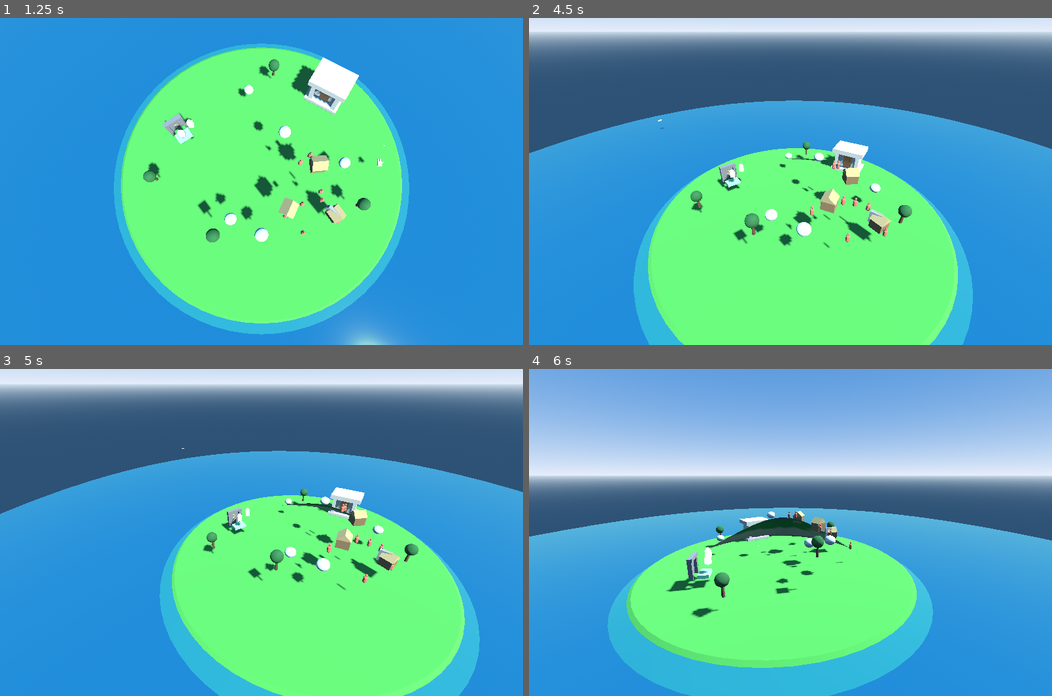
Above: before the commit, frames 1-4 (two rows, left to right).
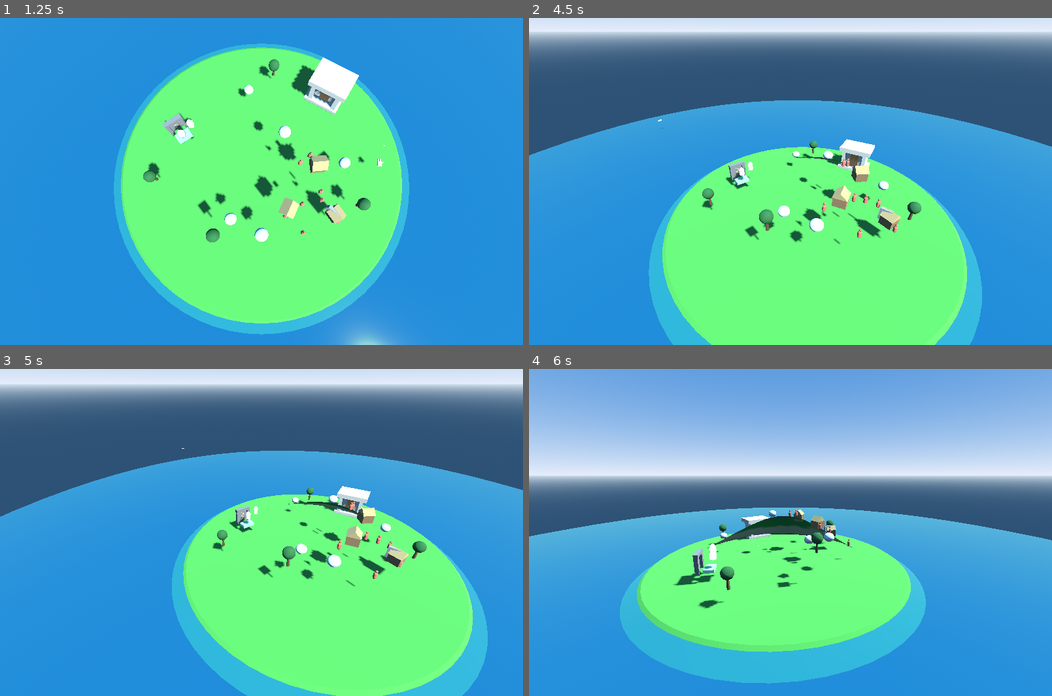
Above: after the commit, the same moments.

Repository: westkitty/Parable
Game: Godot game, scene res://scenes/Main.tscn
The game is run twice, just before and just after one commit, with the same random seed, the same clock (stepped at 60 frames per second) and the same inputs.
Inputs (mouse positions are in pixels of both pictures, inside the frame that each line leads up to):
- Up to frame 1 (1.25 s): tap Enter at 0.5 s; move the mouse to (376, 165) at 0.52 s; hold W from 0.53 s (still down); tap Middle mouse button (camera_orbit) at 0.6 s; click (376, 165) at 0.67 s
- Up to frame 2 (4.5 s): release W at 1.25 s; drag from (685, 197) to (764, 246) at 1.27 s; move the mouse to (842, 109) at 2.02 s; hold W 2.03-2.75 s; tap Mouse wheel down (camera_zoom_out) at 2.1 s; click (842, 109) at 2.17 s; drag from (764, 246) to (633, 132) at 2.77 s; tap Space (gesture_mode) at 3.5 s; move the mouse to (947, 230) at 3.52 s; hold S 3.53-4.25 s; hold Right mouse button (grab_action) 3.53-4.25 s; click (947, 230) at 3.67 s; drag from (633, 132) to (712, 99) at 4.27 s
- Up to frame 3 (5 s): no input
- Up to frame 4 (6 s): move the mouse to (816, 532) at 5.02 s; hold S 5.03-5.75 s; hold Q 5.03-5.75 s; click (816, 532) at 5.17 s; drag from (712, 450) to (685, 548) at 5.77 s

Frame 1 is identical in both runs. In frame 2, 8.7% of the frame differs, in the area x 0-100%, y 25-100%; in frame 3, 8.6%; in frame 4, 9.8%, in the area x 0-100%, y 42-100%.

Commit message:
fix: preserve verified current-frame hand targeting
Checkpoint of the human-verified targeting repair before the M1
implementation pass. Andrew's 2026-08-21 rendered playtest confirmed
first-attempt pickup and rapid A -> B acquisition with these changes.

- place the hand for the current input frame before the grip-projected
  hover pick, so acquisition never uses the previous frame's grip
- apply the initial pan delta on the frame the drag threshold is crossed
- drop the unused PICK_RADIUS constant
- add current-frame input-seam surrogates covering first-attempt pickup,
  A -> B switching, and immediate empty-ground drag

Co-Authored-By: Claude Opus 5 <noreply@anthropic.com>

Diff:
--- a/godot-spike/scripts/hand_input.gd
+++ b/godot-spike/scripts/hand_input.gd
@@ -10,7 +10,6 @@
 ##   Esc      — safe release: gentle drop, abort miracle, never throws
 ## States: hover | pan | carry | miracle
 
-const PICK_RADIUS := 0.9            # screen-space forgiveness now owns pickup
 const CLICK_DRAG_THRESHOLD_PX := 10.0
 const THROW_MIN_SPEED := 1.8        # below this, release = gentle drop
 const THROW_VERTICAL_LIFT := 2.35   # modest extra loft, validated by Andrew later
@@ -133,6 +132,9 @@
 
 	# Ground point under the mouse (terrain, layer 1).
 	_update_ground_point(from, dir)
+	# Move the hand to this update's target before using its visual grip for
+	# acquisition. Otherwise the projected grip belongs to the previous frame.
+	_position_hand_for_current_input()
 
 	# Hover follows the visible palm/grip point rather than the raw cursor.
 	var new_hover: Node = null
@@ -181,9 +183,11 @@
 			"pending_pan":
 				if mouse.distance_to(_press_screen) >= CLICK_DRAG_THRESHOLD_PX:
 					_press_kind = "pan"
-					_pan_last_mouse = mouse
 					_pan_last_ground = _ground_point
 					_pan_source = "screen"
+					state = "pan"
+					_rig.pan_screen_delta(mouse - _press_screen)
+					_pan_last_mouse = mouse
 			"pan":
 				state = "pan"
 				_pan_using_ground = false
@@ -211,16 +215,9 @@
 	if _press_kind == "":
 		state = "hover"
 
-	# Hand placement + pose.
-	var hand_h := HOVER_HEIGHT
-	if _press_kind == "pan":
-		hand_h = PRESS_HEIGHT
-	var target := _ground_point + Vector3(0.0, hand_h, 0.0)
-	if _held != null:
-		target = _origin_for_hover_anchor(_ground_point + Vector3(0.0, _carry_anchor_height(), 0.0))
-	_hand_target = target
-	global_position = target
-	rotation.y = _rig.rotation.y
+	# Re-apply placement after the press state can change (for example, when a
+	# pending empty-ground drag becomes an active pan or a grab begins carry).
+	_position_hand_for_current_input()
 
 	match state:
 		"pan":
@@ -673,6 +670,15 @@
 			best = g
 	return best
 
+func _position_hand_for_current_input() -> void:
+	var hand_h := PRESS_HEIGHT if _press_kind == "pan" else HOVER_HEIGHT
+	var target := _ground_point + Vector3(0.0, hand_h, 0.0)
+	if _held != null:
+		target = _origin_for_hover_anchor(_ground_point + Vector3(0.0, _carry_anchor_height(), 0.0))
+	_hand_target = target
+	global_position = target
+	rotation.y = _rig.rotation.y
+
 func _origin_for_hover_anchor(anchor: Vector3) -> Vector3:
 	if _visual and _visual.has_method("origin_for_grip_world"):
 		return _visual.origin_for_grip_world(anchor + HOVER_GRIP_LIFT)
--- a/godot-spike/tests/verify_playability_surrogates.gd
+++ b/godot-spike/tests/verify_playability_surrogates.gd
@@ -7,6 +7,7 @@
 
 func _run() -> void:
 	print("== Parable spike playability surrogate verify ==")
+	root.set_size(Vector2i(1440, 900))
 	var identity: Node = load("res://scripts/god_identity.gd").new()
 	identity.name = "GodIdentity"
 	root.add_child(identity)
@@ -39,6 +40,7 @@
 	_check(hand.has_method("hold_debug_marker_path_exists_for_test"), "hand exposes pooled hold-debug marker helper")
 	_check(hand.hold_debug_marker_path_exists_for_test(), "F3 hold-debug marker path exists")
 	_check(trace.has_method("active_mote_count"), "gesture trace exposes bounded mote helper")
+	await _assert_current_frame_input_seam(hand, rig)
 	await _assert_patch08_input_contract(hand, rig, main)
 	await _assert_stable_hold_and_release_modes(hand)
 	await _assert_throw_threshold_edges(hand)
@@ -56,6 +58,106 @@
 		for f in _failures:
 			print("  FAIL: " + f)
 		quit(1)
+
+func _assert_current_frame_input_seam(hand: Node, rig: Node) -> void:
+	var rocks := _find_grabbables("rock")
+	_check(rocks.size() >= 3, "three rocks exist for current-frame targeting proof")
+	if rocks.size() < 3:
+		return
+
+	# Headless Godot updates button action state from parsed events, but does not
+	# deliver the OS cursor position to the viewport. Keep the decisive proof at
+	# the real hand update seam and pass each current pointer position directly.
+	hand.enabled = false
+	hand._refresh_grabbables()
+	var empty := _find_empty_screen_point(rig)
+	var rock_a: Node = rocks[0]
+	var rock_b: Node = rocks[2]
+	var point_a: Vector2 = rig.camera.unproject_position(rock_a.pick_anchor_point())
+	var point_b: Vector2 = rig.camera.unproject_position(rock_b.pick_anchor_point())
+
+	hand._world_frame(point_a, 0.0)
+	_check(String(hand.get_debug().get("hovered", "?")) == String(rock_a.display_name),
+		"current-frame first update over rock hovers that rock")
+	hand._cancel_miracle(false)
+	hand._world_frame(empty, 0.0)
+	_check(String(hand.get_debug().get("hovered", "?")) == "-",
+		"current-frame move from rock to empty clears hover immediately")
+
+	await _inject_mouse_button(MOUSE_BUTTON_RIGHT, true, point_a)
+	hand._world_frame(point_a, 0.0)
+	_check(rock_a.is_held == true and hand.is_carrying(),
+		"RMB acquires the current rock on the first attempt")
+	await _inject_mouse_button(MOUSE_BUTTON_RIGHT, false, point_a)
+	hand._world_frame(point_a, 0.0)
+	_check(hand.is_carrying() == false and rock_a.is_held == false,
+		"current-frame RMB release clears the held rock")
+	hand._cancel_miracle(false)
+
+	# Two direct updates model a rapid A -> B move; the following RMB event must
+	# observe B, not the object from the previous update.
+	hand._world_frame(point_a, 0.0)
+	hand._cancel_miracle(false)
+	hand._world_frame(point_b, 0.0)
+	_check(String(hand.get_debug().get("hovered", "?")) == String(rock_b.display_name),
+		"rapid A-to-B movement updates hover to B before RMB")
+	await _inject_mouse_button(MOUSE_BUTTON_RIGHT, true, point_b)
+	hand._world_frame(point_b, 0.0)
+	_check(rock_b.is_held == true and rock_a.is_held == false,
+		"rapid A-to-B RMB acquires B and never A")
+	await _inject_mouse_button(MOUSE_BUTTON_RIGHT, false, point_b)
+	hand._world_frame(point_b, 0.0)
+	_check(hand.is_carrying() == false, "rapid-target RMB release clears carry")
+	hand._cancel_miracle(false)
+
+	# The empty update clears hover before LMB is evaluated. The next update
+	# crosses the existing drag threshold and must move the camera immediately.
+	hand._world_frame(point_a, 0.0)
+	hand._cancel_miracle(false)
+	hand._world_frame(empty, 0.0)
+	_check(String(hand.get_debug().get("hovered", "?")) == "-",
+		"object-to-empty transition leaves no stale hover blocker for pan")
+	var camera_before: Dictionary = rig.save_state()
+	await _inject_mouse_button(MOUSE_BUTTON_LEFT, true, empty)
+	hand._world_frame(empty, 0.0)
+	await physics_frame
+	var moved := empty + Vector2(60.0, -40.0)
+	hand._world_frame(moved, 0.0)
+	var camera_after: Dictionary = rig.save_state()
+	_check(bool(hand.get_debug().get("pan_active", false)),
+		"immediate empty-ground LMB drag enters pan")
+	_check(camera_before.pos.distance_to(camera_after.pos) > 0.2,
+		"immediate empty-ground LMB drag moves the camera target")
+	await _inject_mouse_button(MOUSE_BUTTON_LEFT, false, moved)
+	hand._world_frame(moved, 0.0)
+	hand._cancel_miracle(false)
+	rig.reset_to_safe_default()
+	hand.enabled = true
+
+func _inject_mouse_button(button: MouseButton, pressed: bool, position: Vector2) -> void:
+	var event := InputEventMouseButton.new()
+	event.button_index = button
+	event.pressed = pressed
+	event.position = position
+	Input.parse_input_event(event)
+	await physics_frame
+
+func _find_empty_screen_point(rig: Node) -> Vector2:
+	var grabbables: Array[Node] = get_nodes_in_group("grabbable")
+	for y in range(80, 840, 80):
+		for x in range(80, 1360, 80):
+			var candidate := Vector2(x, y)
+			var clear := true
+			for obj in grabbables:
+				if obj == null or not is_instance_valid(obj):
+					continue
+				var anchor: Vector2 = rig.camera.unproject_position(obj.pick_anchor_point())
+				if candidate.distance_to(anchor) <= obj.hover_screen_radius + 8.0:
+					clear = false
+					break
+			if clear:
+				return candidate
+	return Vector2(1100.0, 760.0)
 
 func _assert_stable_hold_and_release_modes(hand: Node) -> void:
 	var diagnostics: CanvasLayer = get_first_node_in_group("diagnostics")
